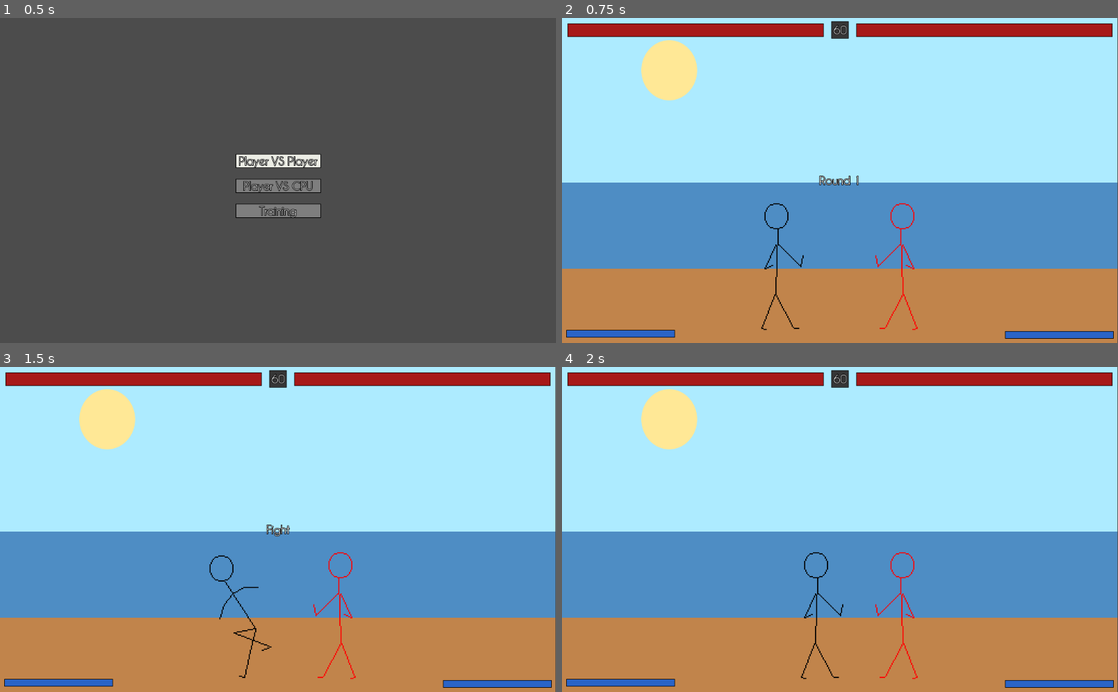
Above: before the commit, frames 1-4 (two rows, left to right).
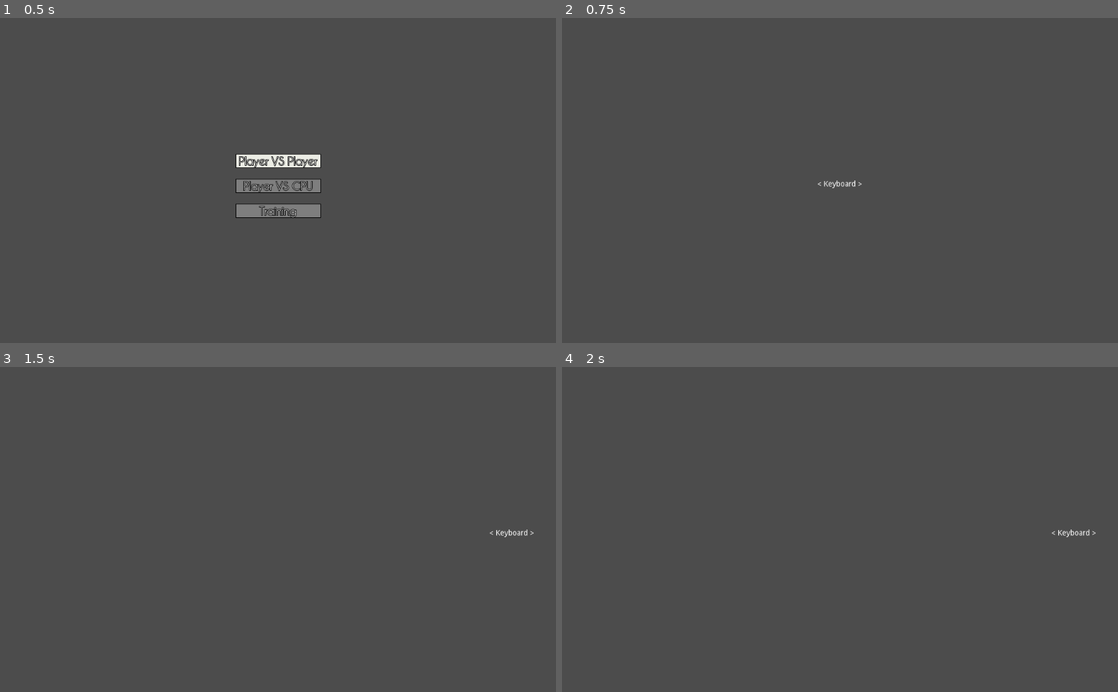
Above: after the commit, the same moments.

Repository: LukeSSJ/MiniFighter
Game: Godot game, scene res://Menu.tscn
Same seed, same stepped clock (60 frames per second), same inputs: the game is played once before the commit and once after it.
Inputs:
- Up to frame 1 (0.5 s): no input
- Up to frame 2 (0.75 s): click "Player VS Player" at 0.5 s
- Up to frame 3 (1.5 s): tap Enter at 1.25 s; hold D (keyboard_right, bound only after the commit) from 1.28 s (still down); tap L at 1.35 s
- Up to frame 4 (2 s): keep holding D (keyboard_right, bound only after the commit); tap J (ui_accept) at 1.52, 1.55, 1.82 s

Frame 1 is identical in both runs. In frame 2, 100% of the frame differs, in the area x 0-100%, y 0-100%; in frame 3, 100%; in frame 4, 100%.

Commit message:
Choose input

Diff:
--- /dev/null
+++ b/ChooseInput.gd
@@ -0,0 +1,80 @@
+extends MarginContainer
+
+signal input_choosen
+signal cancel
+
+onready var List = $List
+
+var players
+var controller_button
+var requires_both_players
+
+func _ready():
+	set_process(false)
+
+func choose(both_players):
+	requires_both_players = both_players
+	players = [null, null]
+	controller_button = []
+	for child in $List.get_children():
+		$List.remove_child(child)
+
+	var controllers = ["Keyboard"]
+	for joypad in Input.get_connected_joypads():
+		controllers.append(Input.get_joy_name(joypad))
+	for name in controllers:
+		var label = Label.new()
+		label.text = "< " + name + " >"
+		label.align = Label.ALIGN_CENTER
+		$List.add_child(label)
+		controller_button.append([0, 0])
+	set_process(true)
+	show()
+
+func _process(_delta):
+	for i in $List.get_child_count():
+		var old_align = $List.get_child(i).align
+		var align = old_align
+		if i == 0:
+			if Input.is_action_just_pressed("keyboard_left"):
+				align -= 1
+			if Input.is_action_just_pressed("keyboard_right"):
+				align += 1
+		else:
+			var j = i - 1
+			if Input.is_joy_button_pressed(j, JOY_DPAD_LEFT):
+				controller_button[j][0] += 1
+			else:
+				controller_button[j][0] = 0
+			if controller_button[j][0] == 1:
+				align -= 1
+			if Input.is_joy_button_pressed(j, JOY_DPAD_RIGHT):
+				controller_button[j][1] += 1
+			else:
+				controller_button[j][1] = 0
+			if controller_button[j][1] == 1:
+				align += 1
+		var min_align = 0
+		var max_align = 2
+		if players[0] != null and players[0] != i:
+			min_align = 1
+		if players[1] != null and players[1] != i:
+			max_align = 1
+		align = clamp(align, min_align, max_align)
+		if align == 0:
+			players[0] = i
+		elif align == 2:
+			players[1] = i
+		elif old_align == 0:
+			players[0] = null
+		elif old_align == 2:
+			players[1] = null
+		$List.get_child(i).align = align
+
+	if Input.is_action_just_pressed("ui_accept"):
+		if (players[0] != null and players[1] != null) or (!requires_both_players and (players[0] != null or players[1] != null)):
+			emit_signal("input_choosen", players)
+	if Input.is_action_just_pressed("ui_cancel"):
+		emit_signal("cancel")
+		set_process(false)
+		hide()
--- /dev/null
+++ b/ChooseInput.tscn
@@ -0,0 +1,19 @@
+[gd_scene load_steps=2 format=2]
+
+[ext_resource path="res://ChooseInput.gd" type="Script" id=1]
+
+[node name="ChooseInput" type="MarginContainer"]
+anchor_top = 0.5
+anchor_right = 1.0
+anchor_bottom = 0.5
+custom_constants/margin_right = 40
+custom_constants/margin_left = 40
+script = ExtResource( 1 )
+__meta__ = {
+"_edit_use_anchors_": false
+}
+
+[node name="List" type="VBoxContainer" parent="."]
+margin_left = 40.0
+margin_right = 984.0
+custom_constants/separation = 10
--- a/Global.gd
+++ b/Global.gd
@@ -14,3 +14,4 @@
 }
 
 var game_mode
+var input_methods = []
--- a/Menu.gd
+++ b/Menu.gd
@@ -3,21 +3,73 @@
 onready var VsPlayer = $Buttons/List/VsPlayer
 onready var VsCPU = $Buttons/List/VsCPU
 onready var Training = $Buttons/List/Training
+onready var ChooseInput = $ChooseInput
 
 func _ready():
 	VsPlayer.connect("pressed", self, "vs_player")
 	VsCPU.connect("pressed", self, "vs_cpu")
 	Training.connect("pressed", self, "training")
+	ChooseInput.connect("input_choosen", self, "input_choosen")
+	ChooseInput.connect("cancel", self, "input_choosen_cancelled")
 	VsPlayer.grab_focus()
 
 func vs_player():
 	Global.game_mode = Global.VS_PLAYER
-	get_tree().change_scene("res://Main.tscn")
+	$Buttons.hide()
+	ChooseInput.choose(true)
 
 func vs_cpu():
 	Global.game_mode = Global.VS_CPU
+	clear_inputs("p1_")
+	map_inputs("p1_", 0) # Keyboard
+	map_inputs("p1_", 1) # Controller 1
 	get_tree().change_scene("res://Main.tscn")
 
 func training():
 	Global.game_mode = Global.TRAINING
+	$Buttons.hide()
+	ChooseInput.choose(false)
+
+func input_choosen(players):
+	Global.input_methods = players
+	clear_inputs("p1_")
+	if players[0] != null:
+		map_inputs("p1_", players[0])
+	clear_inputs("p2_")
+	if players[1] != null:
+		map_inputs("p2_", players[1])
 	get_tree().change_scene("res://Main.tscn")
+
+func input_choosen_cancelled():
+	$Buttons.show()
+	VsPlayer.grab_focus()
+
+func clear_inputs(prefix):
+	InputMap.action_erase_events(prefix + "left")
+	InputMap.action_erase_events(prefix + "right")
+	InputMap.action_erase_events(prefix + "up")
+	InputMap.action_erase_events(prefix + "down")
+	InputMap.action_erase_events(prefix + "a")
+	InputMap.action_erase_events(prefix + "b")
+	InputMap.action_erase_events(prefix + "c")
+	InputMap.action_erase_events(prefix + "d")
+
+func map_inputs(prefix, input_method):
+	InputMap.action_add_event(prefix + "left", create_input(input_method, KEY_A, JOY_DPAD_LEFT))
+	InputMap.action_add_event(prefix + "right", create_input(input_method, KEY_D, JOY_DPAD_RIGHT))
+	InputMap.action_add_event(prefix + "up", create_input(input_method, KEY_W, JOY_DPAD_UP))
+	InputMap.action_add_event(prefix + "down", create_input(input_method, KEY_S, JOY_DPAD_DOWN))
+	InputMap.action_add_event(prefix + "a", create_input(input_method, KEY_J, JOY_SONY_SQUARE))
+	InputMap.action_add_event(prefix + "b", create_input(input_method, KEY_K, JOY_SONY_TRIANGLE))
+	InputMap.action_add_event(prefix + "c", create_input(input_method, KEY_L, JOY_SONY_CIRCLE))
+	InputMap.action_add_event(prefix + "d", create_input(input_method, KEY_SEMICOLON, JOY_SONY_X))
+
+func create_input(input_method, key, button):
+	var event
+	if input_method == 0:
+		event = InputEventKey.new()
+		event.scancode = key
+	else:
+		event = InputEventJoypadButton.new()
+		event.button_index = button
+	return event
--- a/Menu.tscn
+++ b/Menu.tscn
@@ -1,7 +1,8 @@
-[gd_scene load_steps=3 format=2]
+[gd_scene load_steps=4 format=2]
 
 [ext_resource path="res://theme/Default.tres" type="Theme" id=1]
 [ext_resource path="res://Menu.gd" type="Script" id=2]
+[ext_resource path="res://ChooseInput.tscn" type="PackedScene" id=3]
 
 [node name="Menu" type="CanvasLayer"]
 script = ExtResource( 2 )
@@ -41,3 +42,6 @@
 margin_right = 157.0
 margin_bottom = 118.0
 text = "Training"
+
+[node name="ChooseInput" parent="." instance=ExtResource( 3 )]
+visible = false
--- a/project.godot
+++ b/project.godot
@@ -64,7 +64,9 @@
 }
 ui_cancel={
 "deadzone": 0.5,
-"events": [  ]
+"events": [ Object(InputEventKey,"resource_local_to_scene":false,"resource_name":"","device":0,"alt":false,"shift":false,"control":false,"meta":false,"command":false,"pressed":false,"scancode":75,"unicode":0,"echo":false,"script":null)
+, Object(InputEventJoypadButton,"resource_local_to_scene":false,"resource_name":"","device":0,"button_index":1,"pressure":0.0,"pressed":false,"script":null)
+ ]
 }
 ui_focus_next={
 "deadzone": 0.5,
@@ -116,86 +118,67 @@
 }
 p1_left={
 "deadzone": 0.5,
-"events": [ Object(InputEventKey,"resource_local_to_scene":false,"resource_name":"","device":0,"alt":false,"shift":false,"control":false,"meta":false,"command":false,"pressed":false,"scancode":65,"unicode":0,"echo":false,"script":null)
-, Object(InputEventJoypadButton,"resource_local_to_scene":false,"resource_name":"","device":0,"button_index":14,"pressure":0.0,"pressed":false,"script":null)
- ]
+"events": [  ]
 }
 p1_right={
 "deadzone": 0.5,
-"events": [ Object(InputEventKey,"resource_local_to_scene":false,"resource_name":"","device":0,"alt":false,"shift":false,"control":false,"meta":false,"command":false,"pressed":false,"scancode":68,"unicode":0,"echo":false,"script":null)
-, Object(InputEventJoypadButton,"resource_local_to_scene":false,"resource_name":"","device":0,"button_index":15,"pressure":0.0,"pressed":false,"script":null)
- ]
+"events": [  ]
 }
 p1_up={
 "deadzone": 0.5,
-"events": [ Object(InputEventKey,"resource_local_to_scene":false,"resource_name":"","device":0,"alt":false,"shift":false,"control":false,"meta":false,"command":false,"pressed":false,"scancode":87,"unicode":0,"echo":false,"script":null)
-, Object(InputEventJoypadButton,"resource_local_to_scene":false,"resource_name":"","device":0,"button_index":12,"pressure":0.0,"pressed":false,"script":null)
- ]
+"events": [  ]
 }
 p1_down={
 "deadzone": 0.5,
-"events": [ Object(InputEventKey,"resource_local_to_scene":false,"resource_name":"","device":0,"alt":false,"shift":false,"control":false,"meta":false,"command":false,"pressed":false,"scancode":83,"unicode":0,"echo":false,"script":null)
-, Object(InputEventJoypadButton,"resource_local_to_scene":false,"resource_name":"","device":0,"button_index":13,"pressure":0.0,"pressed":false,"script":null)
- ]
+"events": [  ]
 }
 p2_left={
 "deadzone": 0.5,
-"events": [ Object(InputEventKey,"resource_local_to_scene":false,"resource_name":"","device":0,"alt":false,"shift":false,"control":false,"meta":false,"command":false,"pressed":false,"scancode":16777231,"unicode":0,"echo":false,"script":null)
- ]
+"events": [  ]
 }
 p2_right={
 "deadzone": 0.5,
-"events": [ Object(InputEventKey,"resource_local_to_scene":false,"resource_name":"","device":0,"alt":false,"shift":false,"control":false,"meta":false,"command":false,"pressed":false,"scancode":16777233,"unicode":0,"echo":false,"script":null)
- ]
+"events": [  ]
 }
 p2_up={
 "deadzone": 0.5,
-"events": [ Object(InputEventKey,"resource_local_to_scene":false,"resource_name":"","device":0,"alt":false,"shift":false,"control":false,"meta":false,"command":false,"pressed":false,"scancode":16777232,"unicode":0,"echo":false,"script":null)
- ]
+"events": [  ]
 }
 p2_down={
 "deadzone": 0.5,
-"events": [ Object(InputEventKey,"resource_local_to_scene":false,"resource_name":"","device":0,"alt":false,"shift":false,"control":false,"meta":false,"command":false,"pressed":false,"scancode":16777234,"unicode":0,"echo":false,"script":null)
- ]
+"events": [  ]
 }
 p1_a={
 "deadzone": 0.5,
-"events": [ Object(InputEventKey,"resource_local_to_scene":false,"resource_name":"","device":0,"alt":false,"shift":false,"control":false,"meta":false,"command":false,"pressed":false,"scancode":74,"unicode":0,"echo":false,"script":null)
-, Object(InputEventJoypadButton,"resource_local_to_scene":false,"resource_name":"","device":0,"button_index":2,"pressure":0.0,"pressed":false,"script":null)
- ]
+"events": [  ]
 }
 p1_b={
 "deadzone": 0.5,
-"events": [ Object(InputEventKey,"resource_local_to_scene":false,"resource_name":"","device":0,"alt":false,"shift":false,"control":false,"meta":false,"command":false,"pressed":false,"scancode":75,"unicode":0,"echo":false,"script":null)
-, Object(InputEventJoypadButton,"resource_local_to_scene":false,"resource_name":"","device":0,"button_index":3,"pressure":0.0,"pressed":false,"script":null)
- ]
+"events": [  ]
 }
 p1_c={
 "deadzone": 0.5,
-"events": [ Object(InputEventKey,"resource_local_to_scene":false,"resource_name":"","device":0,"alt":false,"shift":false,"control":false,"meta":false,"command":false,"pressed":false,"scancode":76,"unicode":0,"echo":false,"script":null)
-, Object(InputEventJoypadButton,"resource_local_to_scene":false,"resource_name":"","device":0,"button_index":1,"pressure":0.0,"pressed":false,"script":null)
- ]
+"events": [  ]
 }
 p1_d={
 "deadzone": 0.5,
-"events": [ Object(InputEventKey,"resource_local_to_scene":false,"resource_name":"","device":0,"alt":false,"shift":false,"control":false,"meta":false,"command":false,"pressed":false,"scancode":59,"unicode":0,"echo":false,"script":null)
-, Object(InputEventJoypadButton,"resource_local_to_scene":false,"resource_name":"","device":0,"button_index":0,"pressure":0.0,"pressed":false,"script":null)
- ]
+"events": [  ]
 }
 p2_a={
 "deadzone": 0.5,
-"events": [ Object(InputEventKey,"resource_local_to_scene":false,"resource_name":"","device":0,"alt":false,"shift":false,"control":false,"meta":false,"command":false,"pressed":false,"scancode":85,"unicode":0,"echo":false,"script":null)
- ]
+"events": [  ]
 }
 p2_b={
 "deadzone": 0.5,
-"events": [ Object(InputEventKey,"resource_local_to_scene":false,"resource_name":"","device":0,"alt":false,"shift":false,"control":false,"meta":false,"command":false,"pressed":false,"scancode":73,"unicode":0,"echo":false,"script":null)
- ]
+"events": [  ]
 }
 p2_c={
 "deadzone": 0.5,
-"events": [ Object(InputEventKey,"resource_local_to_scene":false,"resource_name":"","device":0,"alt":false,"shift":false,"control":false,"meta":false,"command":false,"pressed":false,"scancode":79,"unicode":0,"echo":false,"script":null)
- ]
+"events": [  ]
+}
+p2_d={
+"deadzone": 0.5,
+"events": [  ]
 }
 pause={
 "deadzone": 0.5,
@@ -203,6 +186,26 @@
 , Object(InputEventJoypadButton,"resource_local_to_scene":false,"resource_name":"","device":-1,"button_index":11,"pressure":0.0,"pressed":false,"script":null)
  ]
 }
+keyboard_left={
+"deadzone": 0.5,
+"events": [ Object(InputEventKey,"resource_local_to_scene":false,"resource_name":"","device":0,"alt":false,"shift":false,"control":false,"meta":false,"command":false,"pressed":false,"scancode":65,"unicode":0,"echo":false,"script":null)
+ ]
+}
+keyboard_right={
+"deadzone": 0.5,
+"events": [ Object(InputEventKey,"resource_local_to_scene":false,"resource_name":"","device":0,"alt":false,"shift":false,"control":false,"meta":false,"command":false,"pressed":false,"scancode":68,"unicode":0,"echo":false,"script":null)
+ ]
+}
+keyboard_up={
+"deadzone": 0.5,
+"events": [ Object(InputEventKey,"resource_local_to_scene":false,"resource_name":"","device":0,"alt":false,"shift":false,"control":false,"meta":false,"command":false,"pressed":false,"scancode":87,"unicode":0,"echo":false,"script":null)
+ ]
+}
+keyboard_down={
+"deadzone": 0.5,
+"events": [ Object(InputEventKey,"resource_local_to_scene":false,"resource_name":"","device":0,"alt":false,"shift":false,"control":false,"meta":false,"command":false,"pressed":false,"scancode":83,"unicode":0,"echo":false,"script":null)
+ ]
+}
 
 [rendering]
 
Not shown, changed: todo.txt
